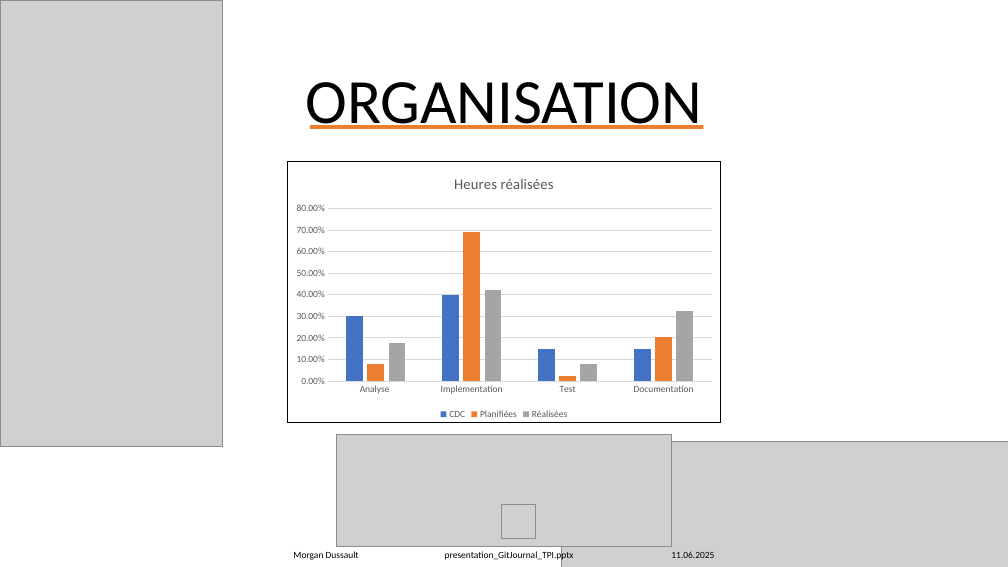
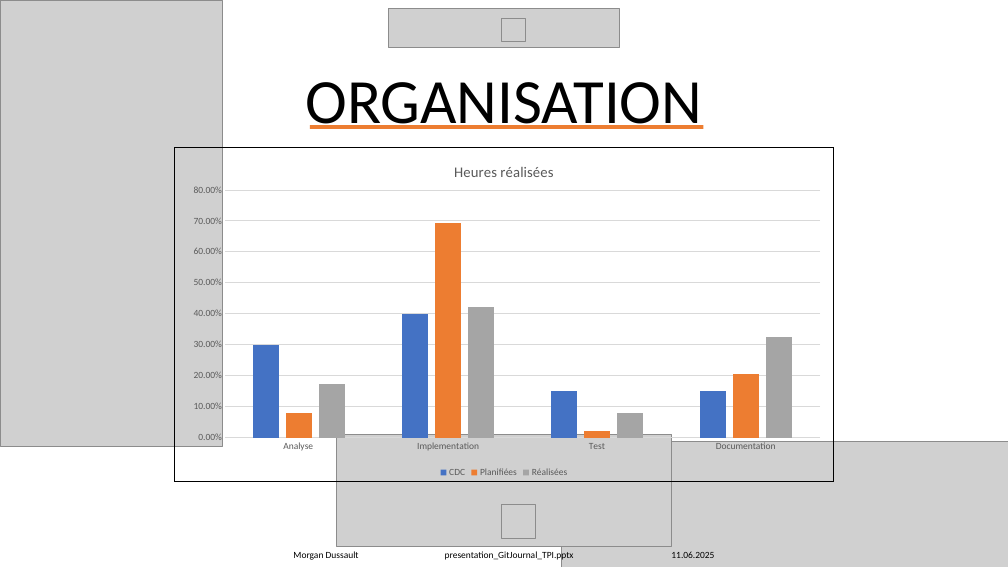
Before and after one commit to Morgan-DD/GitJournal, a slide deck: slide 26 of presentation/presentation_GitJournal_TPI.pptx (slide 21 before the commit). Drawn at 1008x567 pixels with LibreOffice and Linux fonts; fonts in the diff are those of the drawing; grey boxes stand for pictures. Boxes give left, top, right and bottom in pixels: in the first picture for what was removed or moved away, otherwise in the second. Text is boxed around its words. In the diff, an @@ line names an element or a change of style, - is before the commit and + after.

```diff
--- a/presentation/presentation_GitJournal_TPI.pptx
+++ b/presentation/presentation_GitJournal_TPI.pptx
@@ picture added at [389,9,619,48] @@
@@ picture added at [502,18,526,42] @@
@@ column chart at [175,147,834,481] @@
@@ plot area changed @@
@@ column chart: place and size @@
-column chart at [288,162,721,423]
+column chart at [175,147,834,481]
```
Also in this commit, not shown: 24 other slides changed, 8 slides added, 14 other files.
